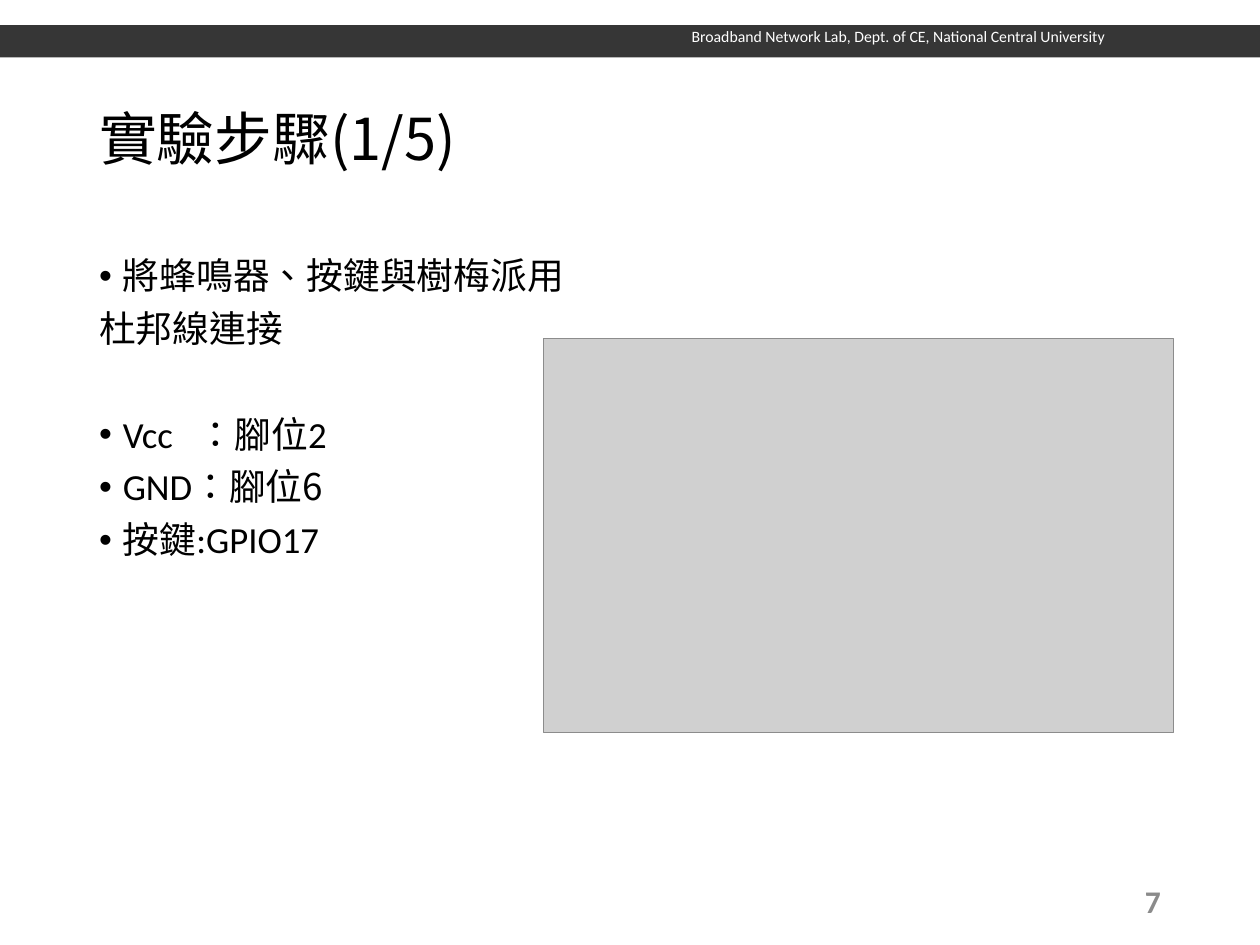
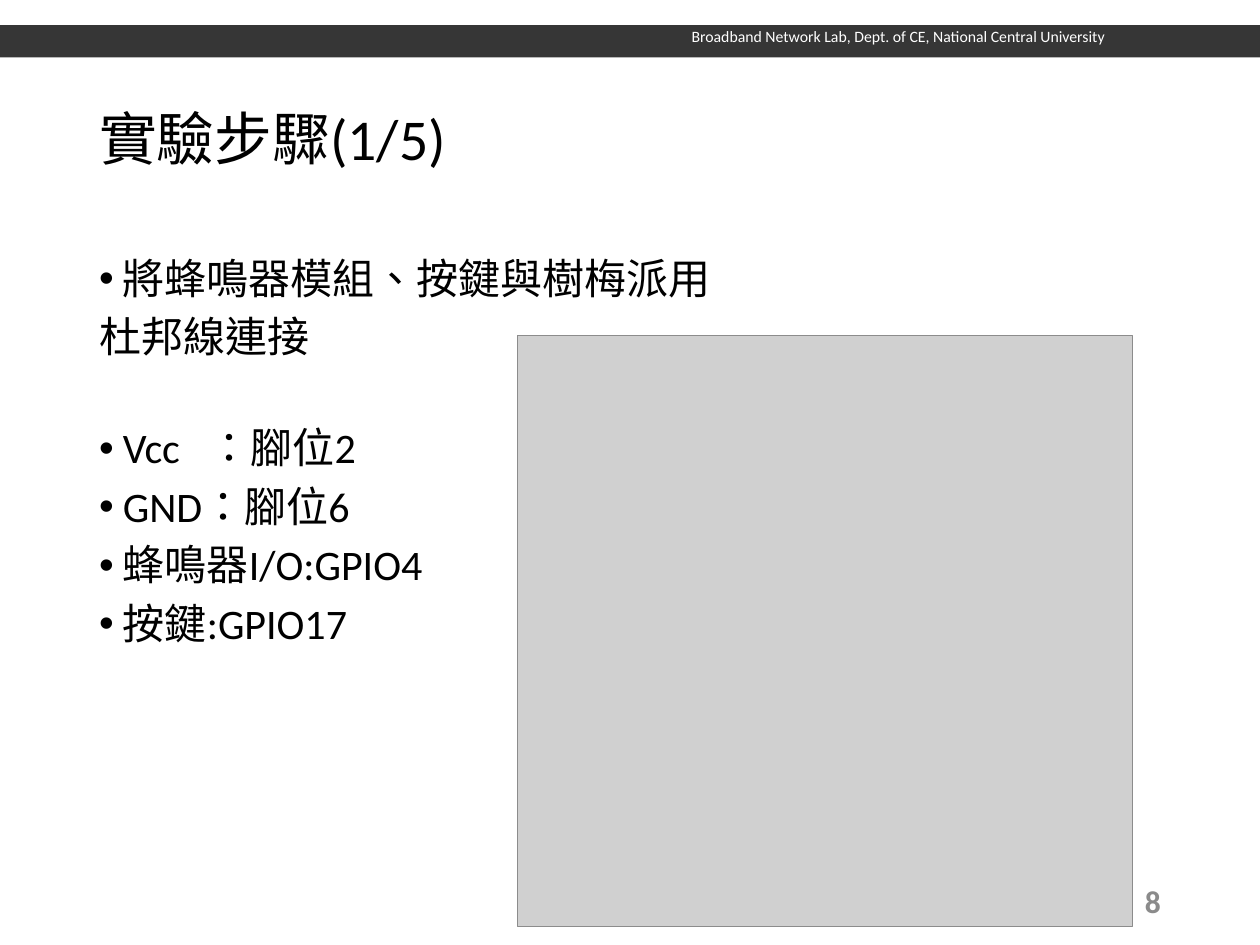
Before and after one commit to Emerler/Raspberrypi-Course, a slide deck: slide 9 of Lab2/樹莓派-電子鋼琴.pptx (slide 8 before the commit). Drawn at 1260x945 pixels with LibreOffice and Linux fonts; fonts in the diff are those of the drawing; grey boxes stand for pictures; background and template pictures are left out. Boxes give left, top, right and bottom in pixels: in the first picture for what was removed or moved away, otherwise in the second. Text is boxed around its words. In the diff, an @@ line names an element or a change of style, - is before the commit and + after.

```diff
--- a/Lab2/樹莓派-電子鋼琴.pptx
+++ b/Lab2/樹莓派-電子鋼琴.pptx
@@ title "實驗步驟(1/5)" at (99,111,446,168): font Noto Sans CJK SC to Calibri @@
@@ text at (123,258,711,298): text changed; size 21 to 24 pt; font Noto Sans CJK SC to Calibri @@
-• 將蜂鳴器、按鍵與樹梅派用
+• 將蜂鳴器模組、按鍵與樹梅派用
@@ text at (99,316,356,643): size 21 to 24 pt in "杜邦線連接", "Vcc ：腳位2", "GND：腳位6", "按鍵:GPIO17"; font Noto Sans CJK SC to Calibri in "杜邦線連接", "：腳位2", "GND：腳位6" @@
@@ picture: place and size @@
-picture at (543,338,1173,732)
+picture at (518,335,1133,926)
@@ text at (123,544,423,584): paragraph added @@
+• 蜂鳴器I/O:GPIO4
@@ page number at (1145,891,1161,913): text changed @@
-7
+8
```
Also in this commit, not shown: 12 other slides changed, 1 slide added, 1 other file.
